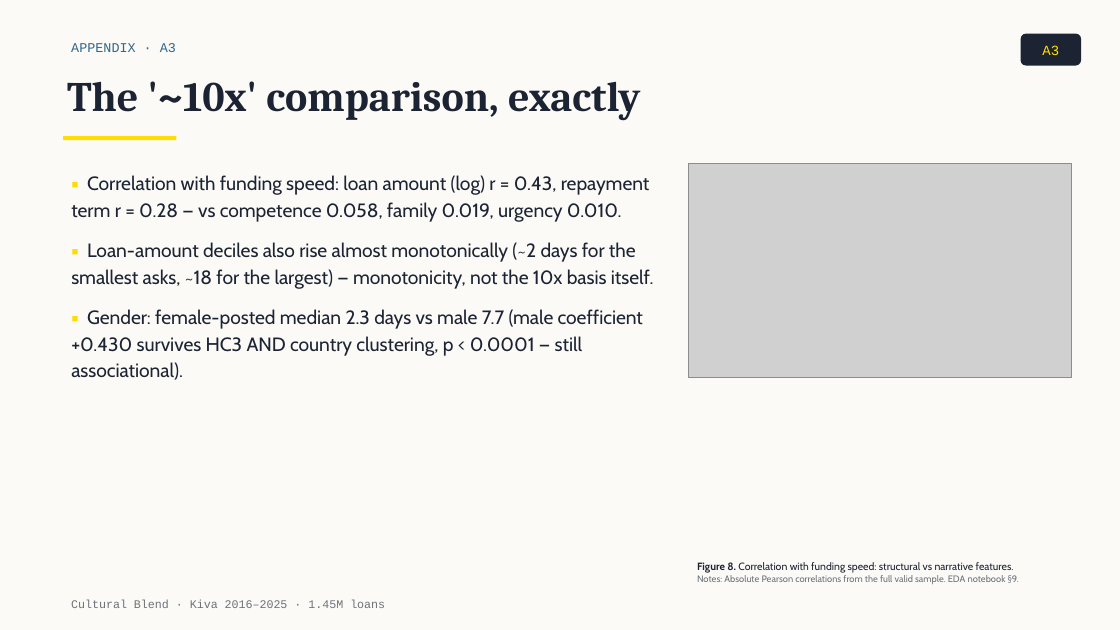
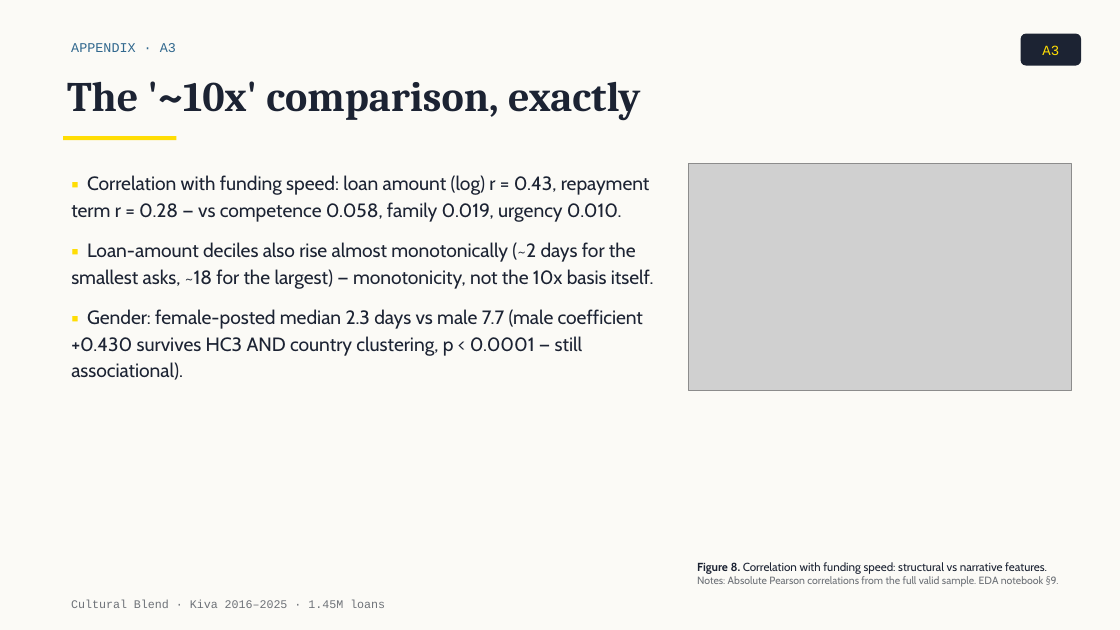
Before and after one commit to tuannm3812/unsw-ma-hackathon-2026, a slide deck: slide 14 of docs/presentation/slides_draft.pptx. Drawn at 1120x630 pixels with LibreOffice and Linux fonts; fonts in the diff are those of the drawing; grey boxes stand for pictures. Boxes give left, top, right and bottom in pixels: in the first picture for what was removed or moved away, otherwise in the second. Text is boxed around its words. In the diff, an @@ line names an element or a change of style, - is before the commit and + after.

```diff
--- a/docs/presentation/slides_draft.pptx
+++ b/docs/presentation/slides_draft.pptx
@@ picture: place and size @@
-picture at [689,164,1071,378]
+picture at [689,164,1071,391]
@@ text "Figure 8. Correlation with funding ..." at [697,562,1059,587]: size 9 to 10 pt in "Figure 8. Correlation with funding speed: structural ..."; size 8 to 9 pt in "Notes: Absolute Pearson correlations from the full ..." @@
```
Also in this commit, not shown: 7 other slides changed, 22 other files.
